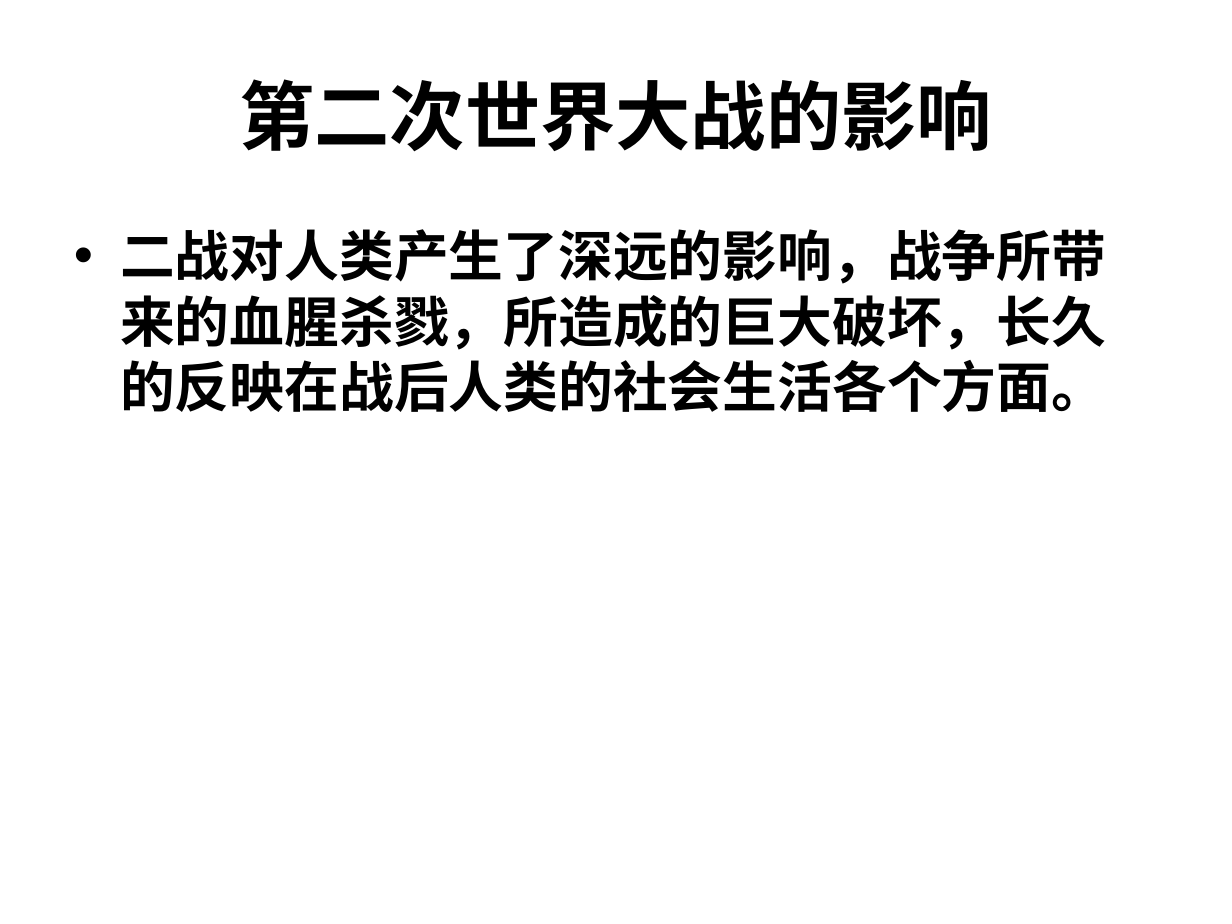
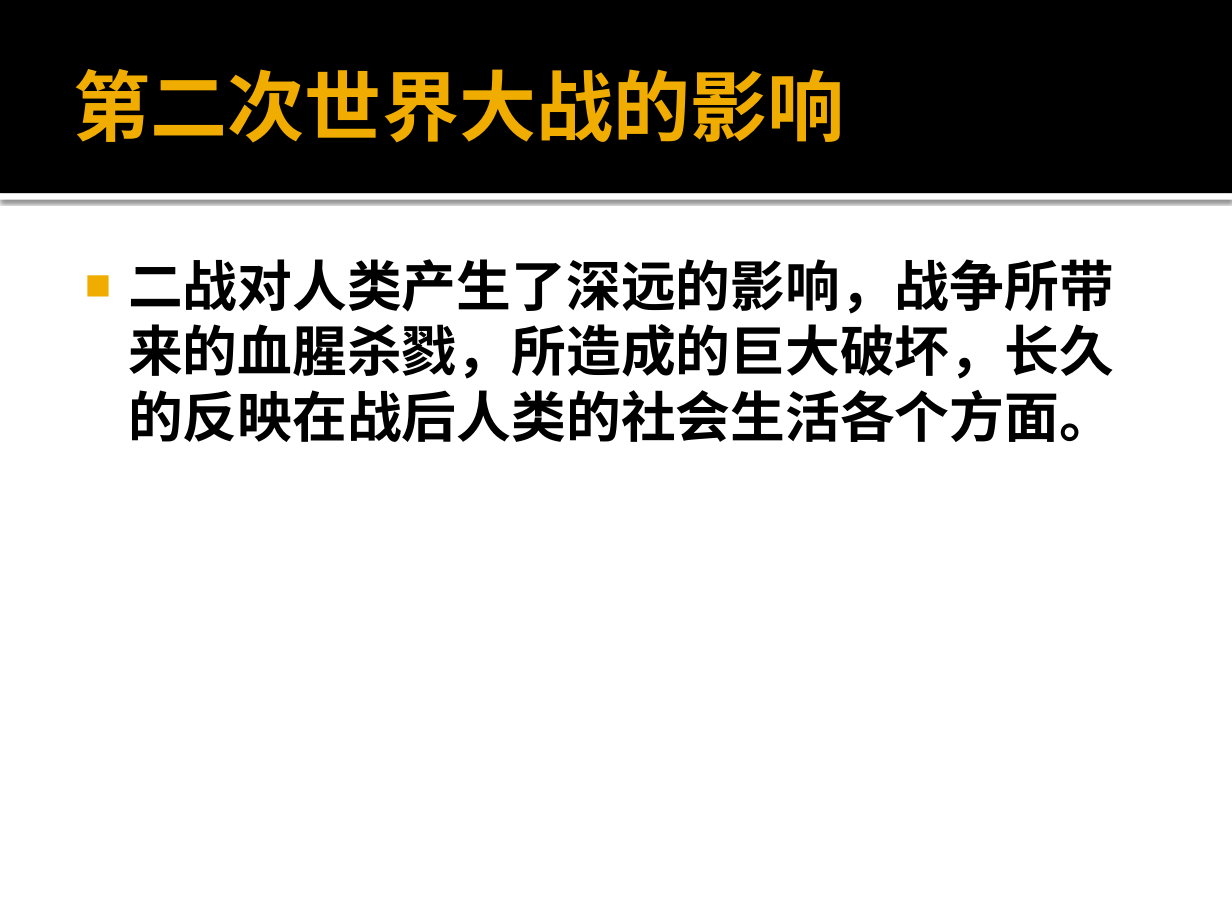
Before and after one commit to sans123wx/class, a slide deck: slide 11 of 第5章ppt/第二次世界大战.pptx. Drawn at 1232x924 pixels with LibreOffice and Linux fonts; fonts in the diff are those of the drawing. Boxes give left, top, right and bottom in pixels: in the first picture for what was removed or moved away, otherwise in the second. Text is boxed around its words. In the diff, an @@ line names an element or a change of style, - is before the commit and + after.

```diff
--- a/第5章ppt/第二次世界大战.pptx
+++ b/第5章ppt/第二次世界大战.pptx
@@ rectangle added at <box>0,0,1232,193</box>, fill #000000 @@
@@ title "第二次世界大战的影响": place and size @@
-title "第二次世界大战的影响" at <box>239,79,992,152</box>
+title "第二次世界大战的影响" at <box>74,69,844,143</box>
@@ title "第二次世界大战的影响" at <box>74,69,844,143</box>: size 44 to 45 pt, text colour #000000 to #F0AD00; alignment centre to left @@
@@ rectangle added at <box>0,193,1232,200</box>, fill #FFFFFF @@
@@ text "二战对人类产生了深远的影响，战争所带来的血腥杀戮，所造成的巨大破坏，长久的反映在战后人类的社会生活各个方面。": place and size @@
-text "二战对人类产生了深远的影响，战争所带来的血腥杀戮，所造成的巨大破坏，长久的反映在战后人类的社会生活各个方面。" at <box>120,229,1106,412</box>
+text "二战对人类产生了深远的影响，战争所带来的血腥杀戮，所造成的巨大破坏，长久的反映在战后人类的社会生活各个方面。" at <box>128,259,1114,442</box>
@@ text "二战对人类产生了深远的影响，战争所带来的血腥杀戮，所造成的巨大破坏，长久的反映在战后人类的社会生活各个方面。" at <box>128,259,1114,442</box>: bullet • to ■; less space between paragraphs @@
```
Also in this commit, not shown: 13 other slides changed, 3 other files.
